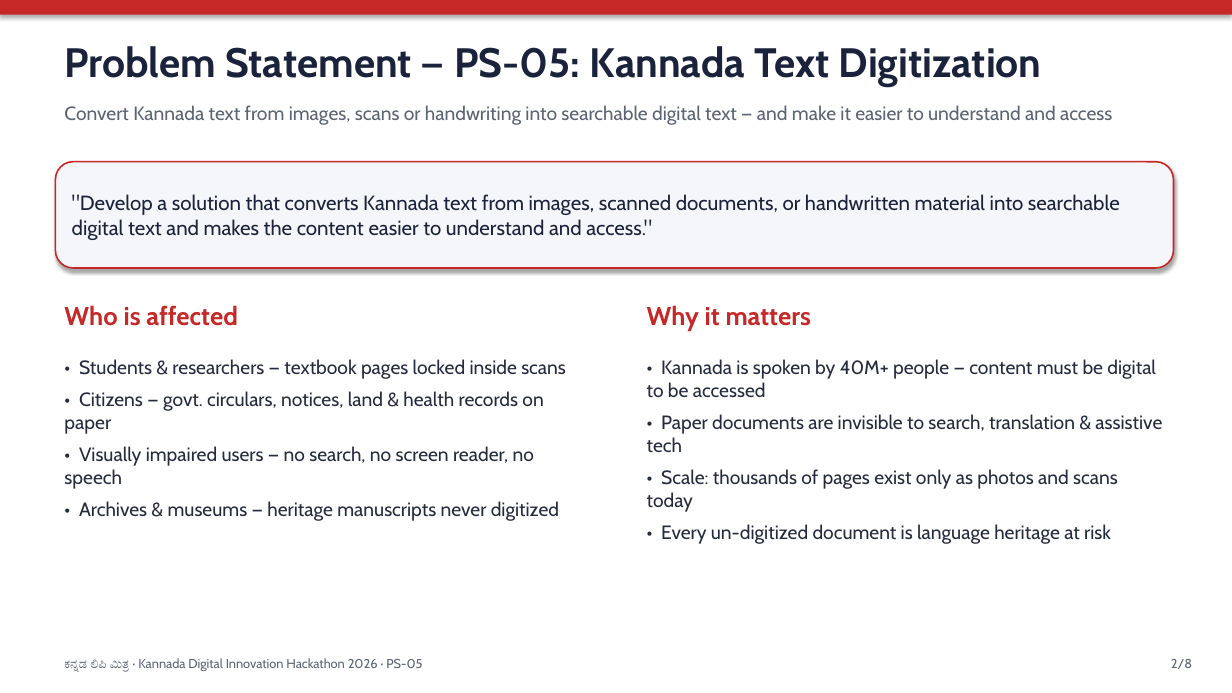
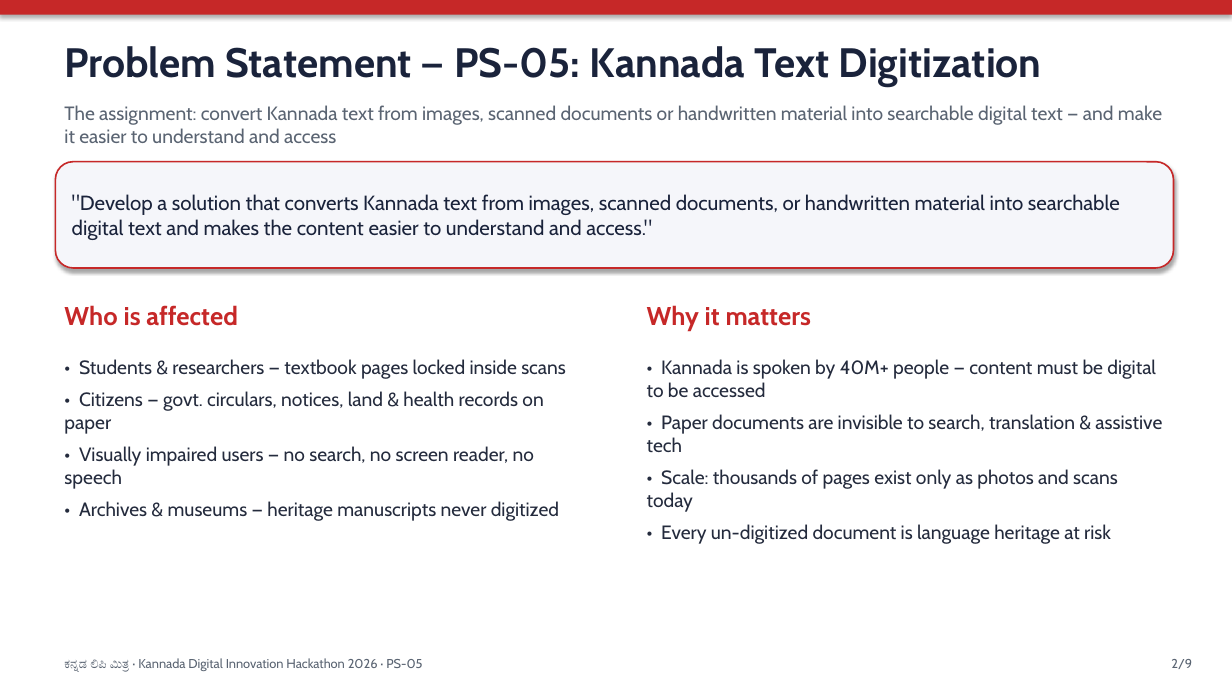
Before and after one commit to Ritika-Bhati-2266/Kannada-Text-Digitization, a slide deck: slide 2 of docs/Kannada_Lipi_Mitra_Presentation.pptx. Drawn at 1232x693 pixels with LibreOffice and Linux fonts; fonts in the diff are those of the drawing. Boxes give left, top, right and bottom in pixels: in the first picture for what was removed or moved away, otherwise in the second. Text is boxed around its words. In the diff, an @@ line names an element or a change of style, - is before the commit and + after.

Commit message:
feat: Docker runtime for Render, multi-stage image, honest accuracy docs
- render.yaml: runtime docker + dockerfilePath, drop native Python build
- Dockerfile: Node frontend build -> python:3.12-slim + tesseract-ocr-kan
- .dockerignore: exclude **/.env (backend/.env leak), .git, node_modules
- README: Docker deploy path, Measured Accuracy (4 synthetic, CER only)
- make_ppt: Docker tech stack; regenerate pptx; sample 4 labelled simulated

```diff
--- a/docs/Kannada_Lipi_Mitra_Presentation.pptx
+++ b/docs/Kannada_Lipi_Mitra_Presentation.pptx
@@ text at [64,105,1162,143]: text changed @@
-Convert Kannada text from images, scans or handwriting into searchable digital text — and make it easier to understand and access
+The assignment: convert Kannada text from images, scanned documents or handwritten material into searchable digital text — and make it easier to understand and access
@@ text at [1171,659,1192,669]: text changed @@
-2/8
+2/9
```
Also in this commit, not shown: 6 other slides changed, 1 slide added, 26 other files.
